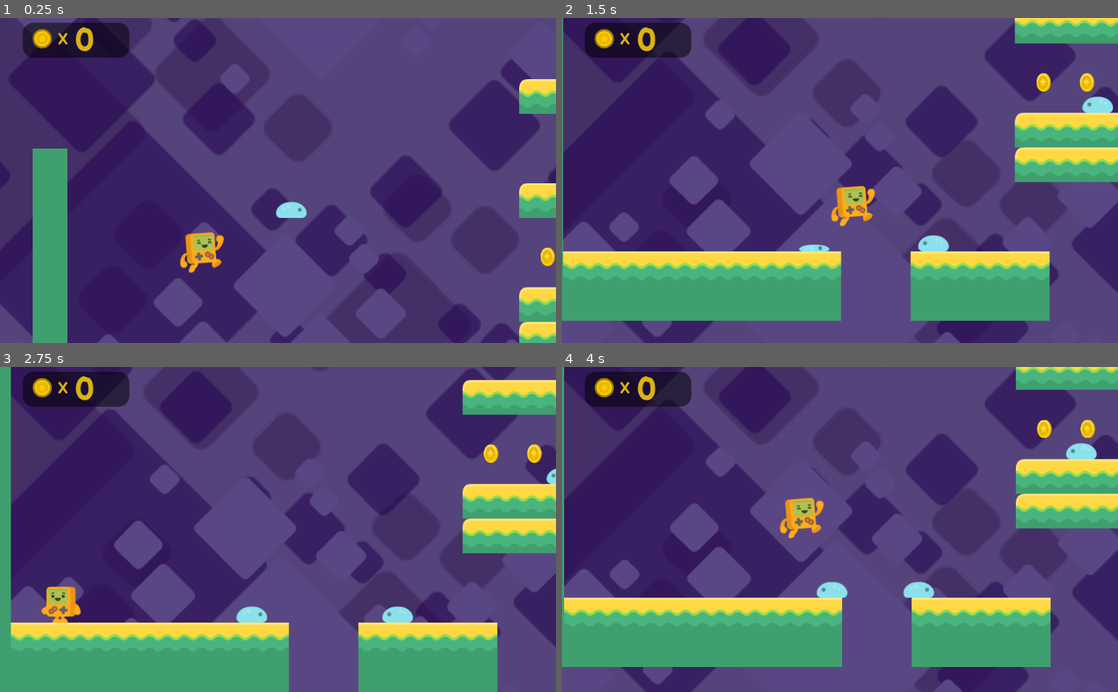
Above: before the commit, frames 1-4 (two rows, left to right).
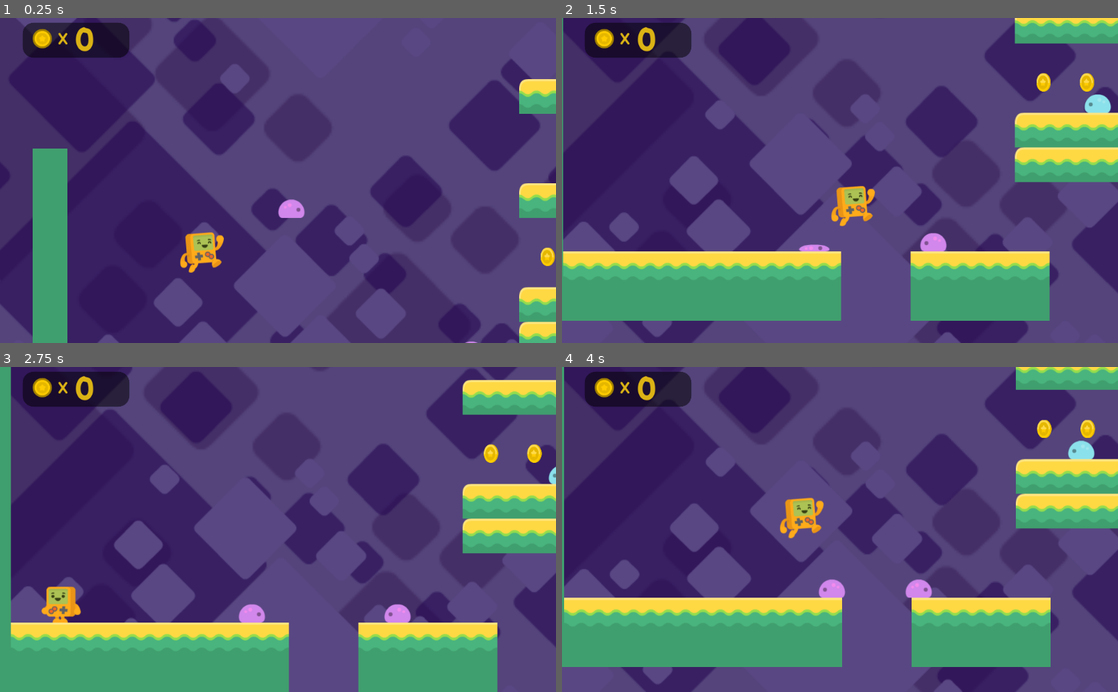
Above: after the commit, the same moments.

Repository: jor-el-swe/PlatformerTutorial
Game: Godot game, scene res://Level1.tscn
The game is run twice, just before and just after one commit, with the same random seed, the same clock (stepped at 60 frames per second) and the same inputs. The project has no main scene, so this scene is started directly.
Inputs:
- Up to frame 1 (0.25 s): no input
- Up to frame 2 (1.5 s): hold Right (right) from 0.53 s (still down); tap Space (jump) at 0.77 s
- Up to frame 3 (2.75 s): tap Space (jump) at 1.52 s; release Right (right) at 2.03 s; hold Left (left) from 2.03 s (still down)
- Up to frame 4 (4 s): release Left (left) at 2.78 s; hold Right (right) from 2.78 s (still down); tap Space (jump) at 3.02, 3.77 s

The runs differ from the first frame. In frame 1, 0.3% of the frame differs, in the area x 49-86%, y 55-100%; in frame 2, 0.4%; in frame 3, 0.5%; in frame 4, 0.6%, in the area x 45-97%, y 22-72%.

Commit message:
fixes enemy colors

Diff:
--- a/Attila.gd
+++ b/Attila.gd
@@ -67,3 +67,4 @@
 
 func _on_Timer_timeout():
 	set_modulate(Color(1,1,1,1))
+	get_tree().change_scene("res://Level1.tscn")
--- a/Attila.tscn
+++ b/Attila.tscn
@@ -21,7 +21,6 @@
 shape = SubResource( 1 )
 
 [node name="Timer" type="Timer" parent="."]
-wait_time = 0.3
 one_shot = true
 
 [connection signal="timeout" from="Timer" to="." method="_on_Timer_timeout"]
--- a/Level1.tscn
+++ b/Level1.tscn
@@ -180,6 +180,7 @@
 
 [node name="enemy5" parent="enemies" instance=ExtResource( 10 )]
 position = Vector2( 35.3067, 233.746 )
+detectsCliffs = false
 
 [node name="Attila" parent="." instance=ExtResource( 2 )]
 position = Vector2( -776.011, 11.6832 )
--- a/enemy.gd
+++ b/enemy.gd
@@ -7,6 +7,10 @@
 const GRAVITY = 20
 
 func _ready():
+
+	if detectsCliffs:
+		set_modulate(Color(1.5,0.6,1,1))
+
 	if direction == 1:
 		$AnimatedSprite.flip_h = true
 
--- a/enemy.tscn
+++ b/enemy.tscn
@@ -35,7 +35,6 @@
 [node name="AnimatedSprite" type="AnimatedSprite" parent="."]
 frames = SubResource( 1 )
 animation = "crawl"
-frame = 1
 playing = true
 
 [node name="CollisionShape2D" type="CollisionShape2D" parent="."]
